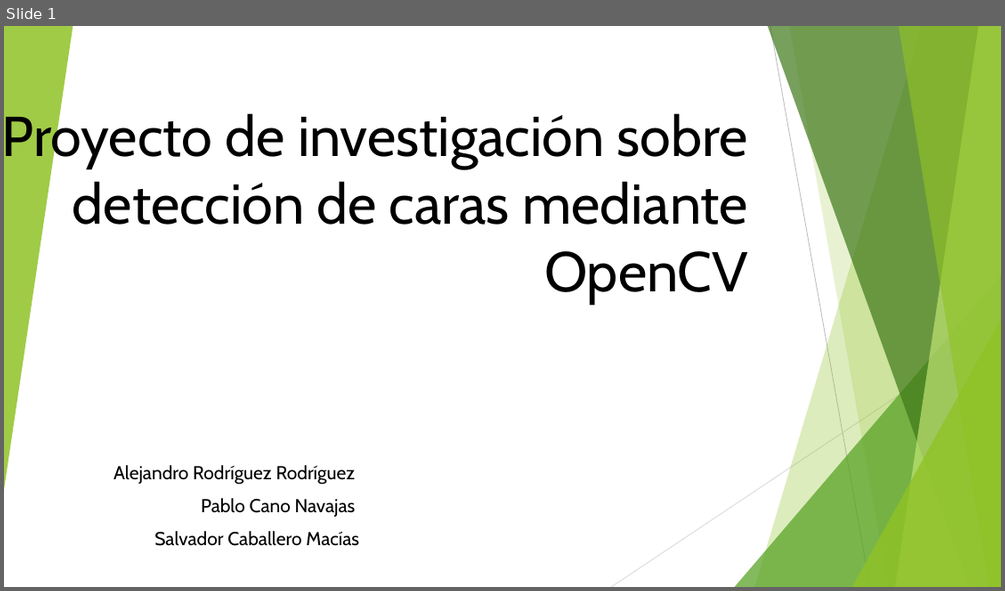
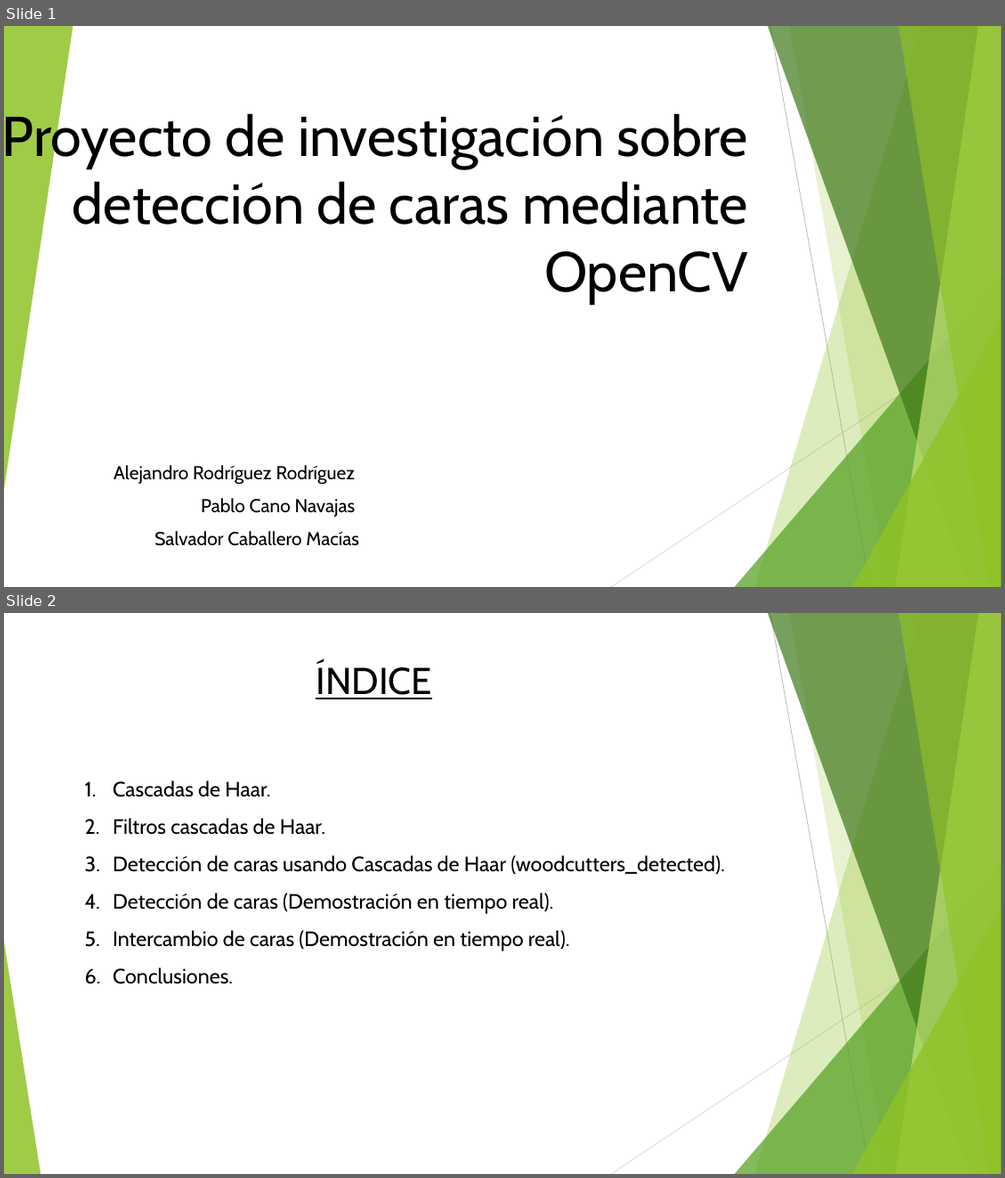
Before and after one commit to pabcannav/proyectoPID, a slide deck: presentacion/presentacion_PID.pptx. Shown one above the other, each under a label of ours: slide 1 before the commit, slides 1 and 2 after it. The pictures are 1005x591 and 1005x1178 pixels, drawn with LibreOffice and Linux fonts; fonts in the diff are those of the drawing. Boxes give left, top, right and bottom in pixels: in the first picture for what was removed or moved away, otherwise in the second. Text is boxed around its words. In the diff, an @@ line names an element or a change of style, - is before the commit and + after.

```diff
--- a/presentacion/presentacion_PID.pptx
+++ b/presentacion/presentacion_PID.pptx
@@ slide 2 added at [4,613,1001,1174], background #FFFFFF; not listed: 9 template elements that a slide beside it also shows @@
@@ text added at [316,663,432,699], 36 pt, text #000000, underline @@
+ÍNDICE
@@ text added at [113,780,725,984], 20 pt, text #000000 @@
+1. Cascadas de Haar.
+2. Filtros cascadas de Haar.
+3. Detección de caras usando Cascadas de Haar (woodcutters_detected).
+4. Detección de caras (Demostración en tiempo real).
+5. Intercambio de caras (Demostración en tiempo real).
+6. Conclusiones.
@@ triangle added at [4,941,40,1174], fill #90C226 at 85% opacity @@
```
Also in this commit, not shown: 1 slide removed, 2 other files.
